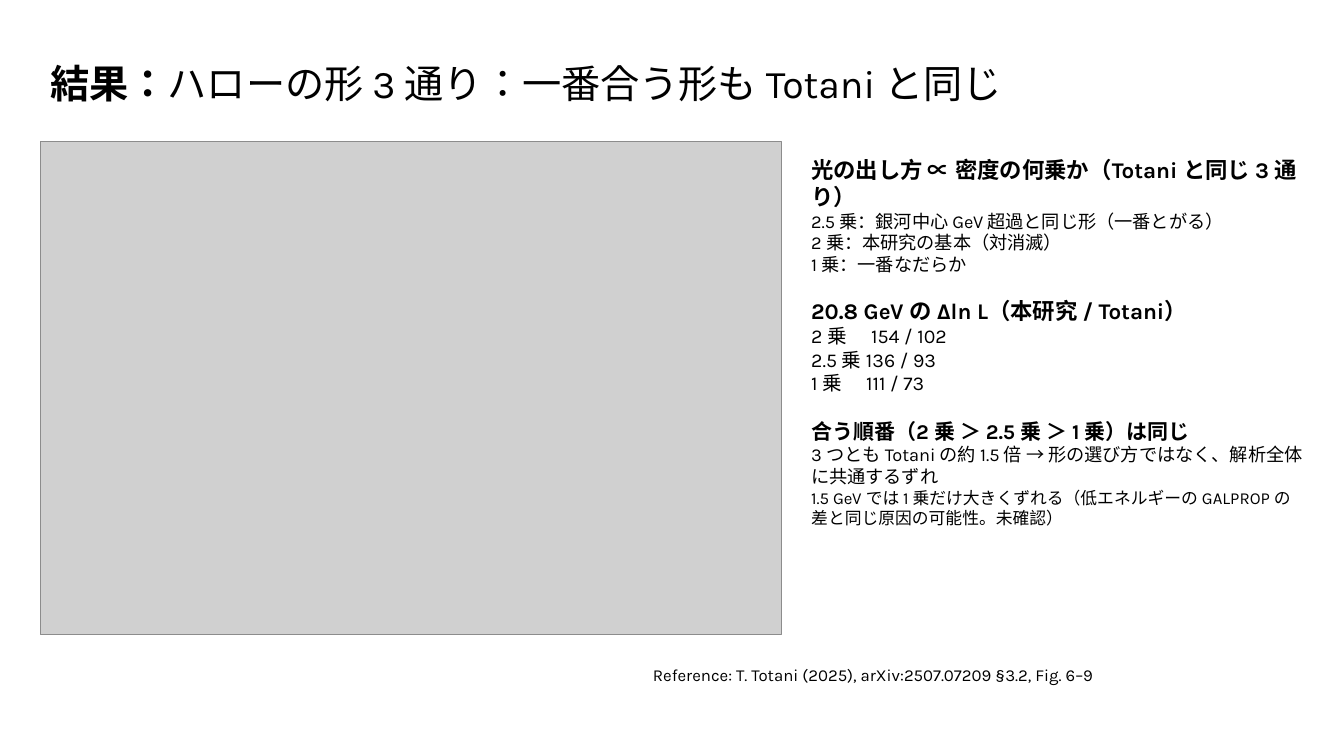
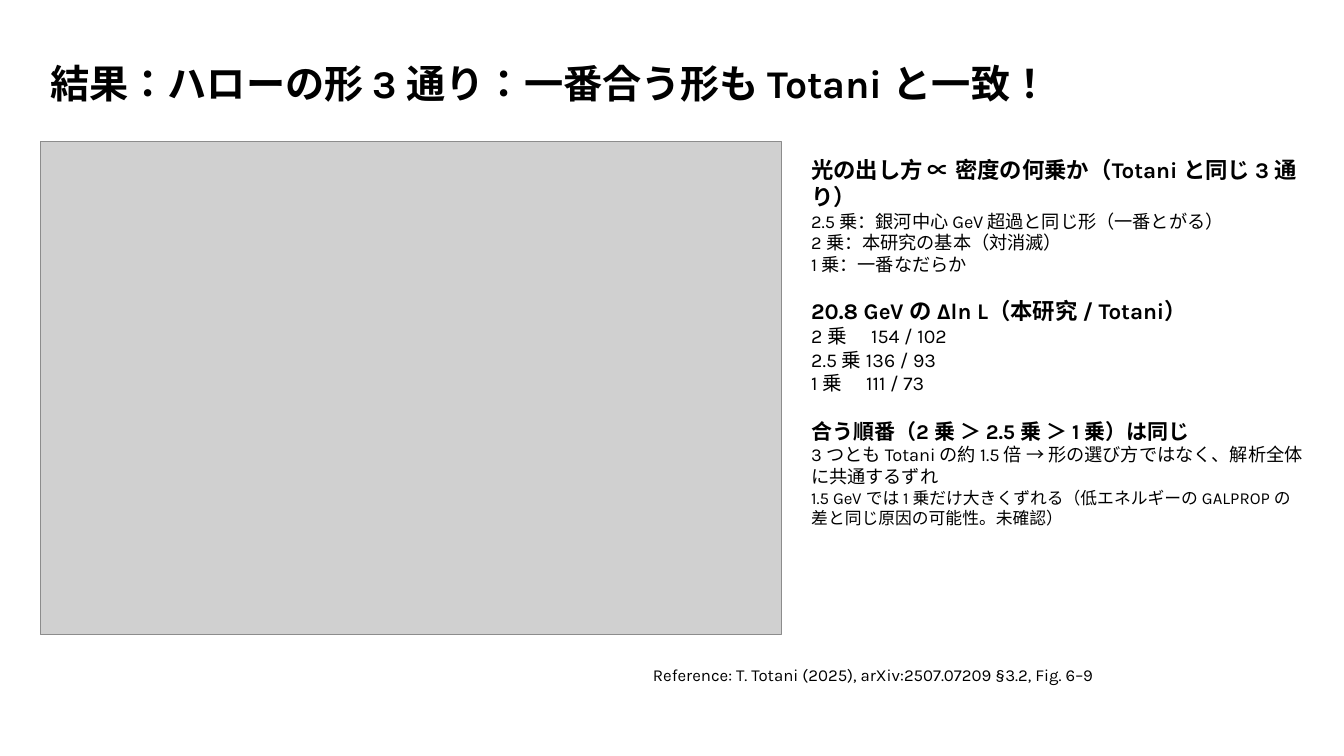
Before and after one commit to Mikann20041029/darkmatter-slides, a slide deck: slide 20 of slides/2026-10-03_研究進捗報告_claude_夕方版.pptx. Drawn at 1344x756 pixels with LibreOffice and Linux fonts; fonts in the diff are those of the drawing; grey boxes stand for pictures. Boxes give left, top, right and bottom in pixels: in the first picture for what was removed or moved away, otherwise in the second. Text is boxed around its words. In the diff, an @@ line names an element or a change of style, - is before the commit and + after.

Commit message:
slides: 本人の編集版を更新 (10-05 14:23)

```diff
--- a/slides/2026-10-03_研究進捗報告_claude_夕方版.pptx
+++ b/slides/2026-10-03_研究進捗報告_claude_夕方版.pptx
@@ title at [50, 64, 1050, 102]: text changed; bold on @@
-結果：ハローの形 3 通り：一番合う形も Totani と同じ
+結果：ハローの形 3 通り：一番合う形も Totani と一致！
```
